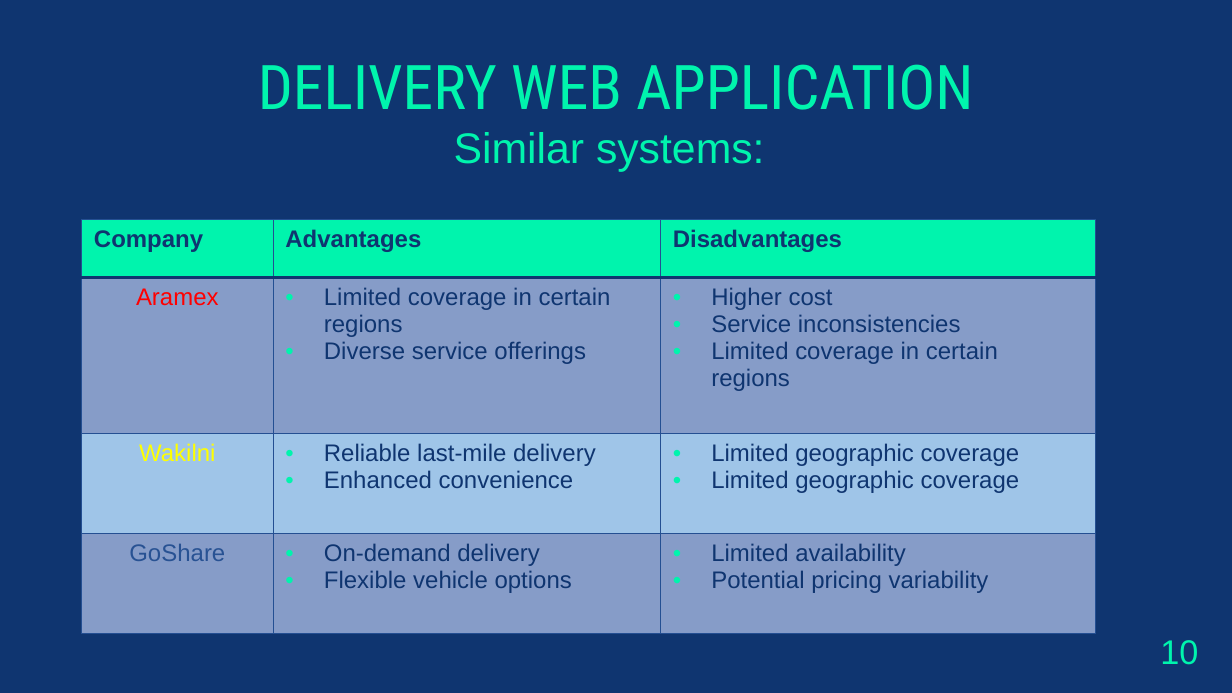
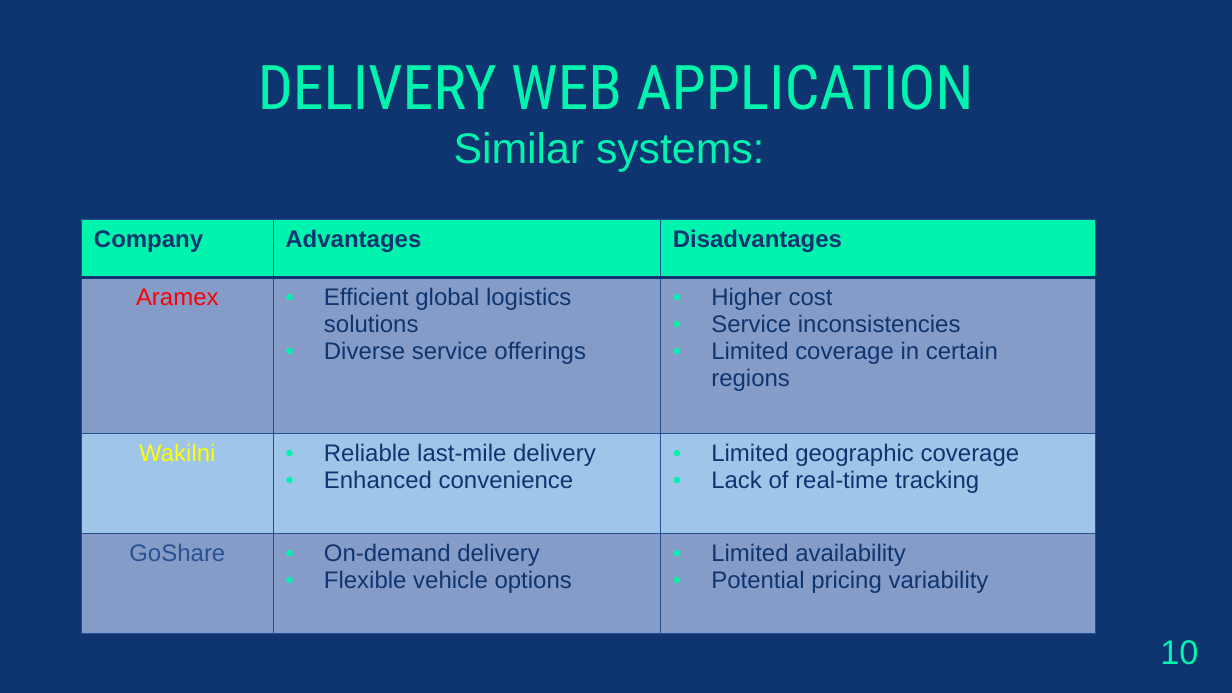
Before and after one commit to AntonioMakdissi/seniorProject, a slide deck: slide 11 of Report/CENG495_CCE_FINAL_PPT_ANTONIO_FAWZY.pptx. Drawn at 1232x693 pixels with LibreOffice and Linux fonts; fonts in the diff are those of the drawing. Boxes give left, top, right and bottom in pixels: in the first picture for what was removed or moved away, otherwise in the second. Text is boxed around its words. In the diff, an @@ line names an element or a change of style, - is before the commit and + after.

Commit message:
final edit ppt

```diff
--- a/Report/CENG495_CCE_FINAL_PPT_ANTONIO_FAWZY.pptx
+++ b/Report/CENG495_CCE_FINAL_PPT_ANTONIO_FAWZY.pptx
@@ table at bbox=[81, 219, 1094, 604] @@
-row 2, column 2: Limited coverage in certain regions / Diverse service offerings
+row 2, column 2: Efficient global logistics solutions / Diverse service offerings
-row 3, column 3: Limited geographic coverage / Limited geographic coverage
+row 3, column 3: Limited geographic coverage / Lack of real-time tracking
```
Also in this commit, not shown: 1 slide added.
